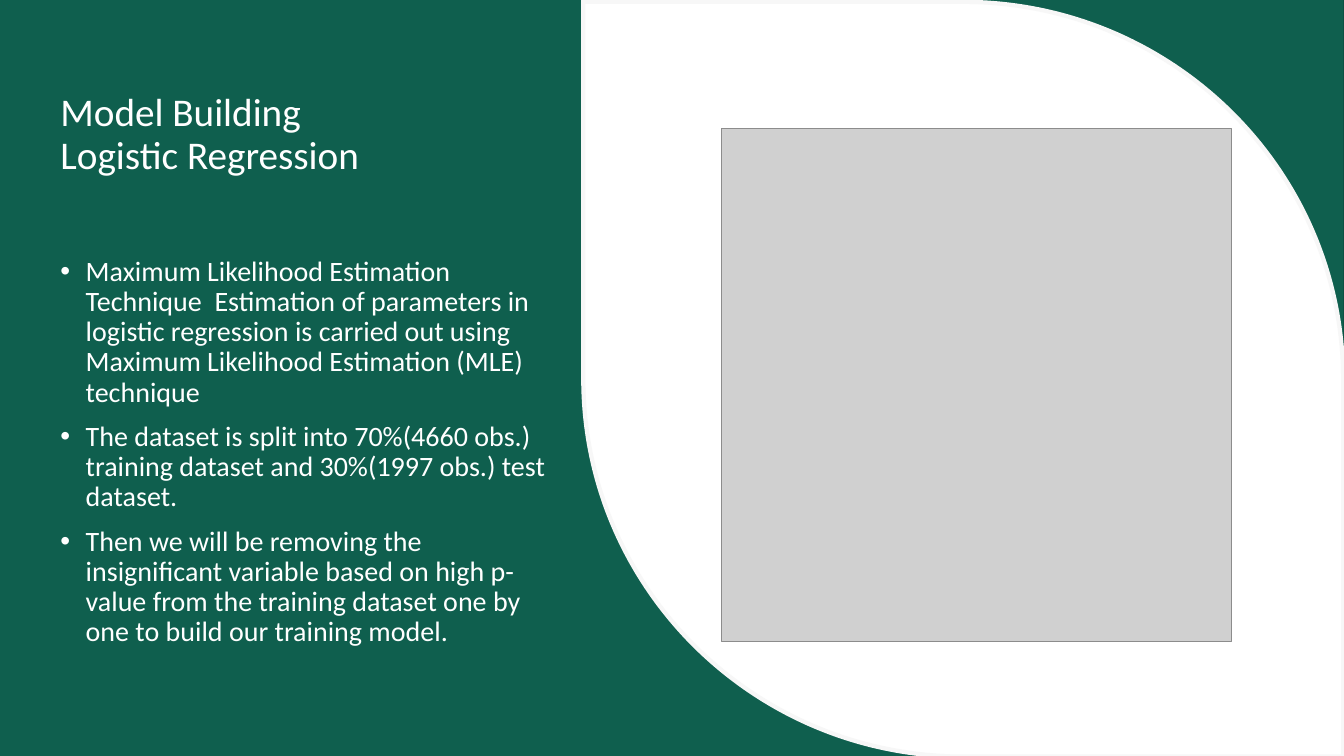
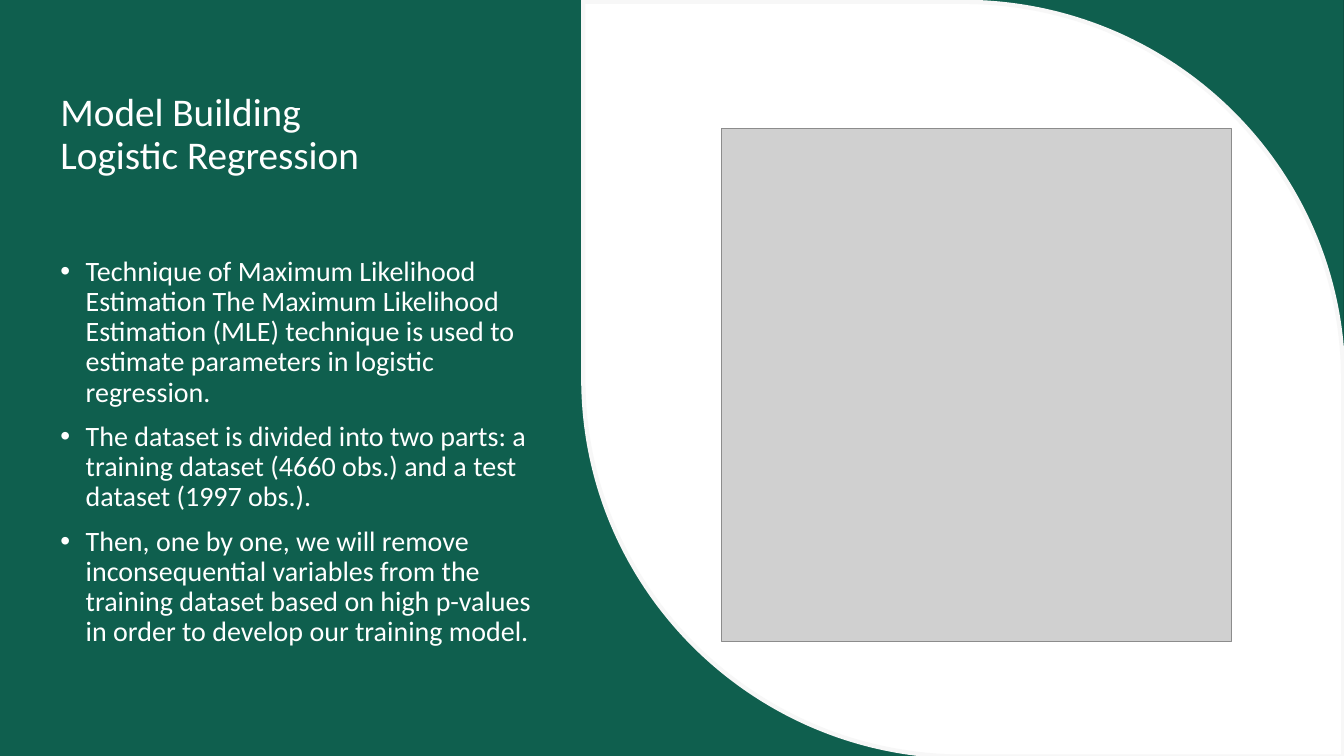
Before and after one commit to rahkum96/Supervised-Mchine-Learning, a slide deck: slide 11 of Ad-Clicked Web-Dataset/Ad-Clicking.pptx. Drawn at 1344x756 pixels with LibreOffice and Linux fonts; fonts in the diff are those of the drawing; grey boxes stand for pictures; background and template pictures are left out. Boxes give left, top, right and bottom in pixels: in the first picture for what was removed or moved away, otherwise in the second. Text is boxed around its words. In the diff, an @@ line names an element or a change of style, - is before the commit and + after.

```diff
--- a/Ad-Clicked Web-Dataset/Ad-Clicking.pptx
+++ b/Ad-Clicked Web-Dataset/Ad-Clicking.pptx
@@ text at (86, 261, 531, 646): text changed @@
-• Maximum Likelihood Estimation Technique Estimation of parameters in logistic regression is carried out using Maximum Likelihood Estimation (MLE) technique
-• The dataset is split into 70%(4660 obs.) training dataset and 30%(1997 obs.) test dataset.
-• Then we will be removing the insignificant variable based on high p-value from the training dataset one by one to build our training model.
+• Technique of Maximum Likelihood Estimation The Maximum Likelihood Estimation (MLE) technique is used to estimate parameters in logistic regression.
+• The dataset is divided into two parts: a training dataset (4660 obs.) and a test dataset (1997 obs.).
+• Then, one by one, we will remove inconsequential variables from the training dataset based on high p-values in order to develop our training model.
```
Also in this commit, not shown: 2 other slides changed.
